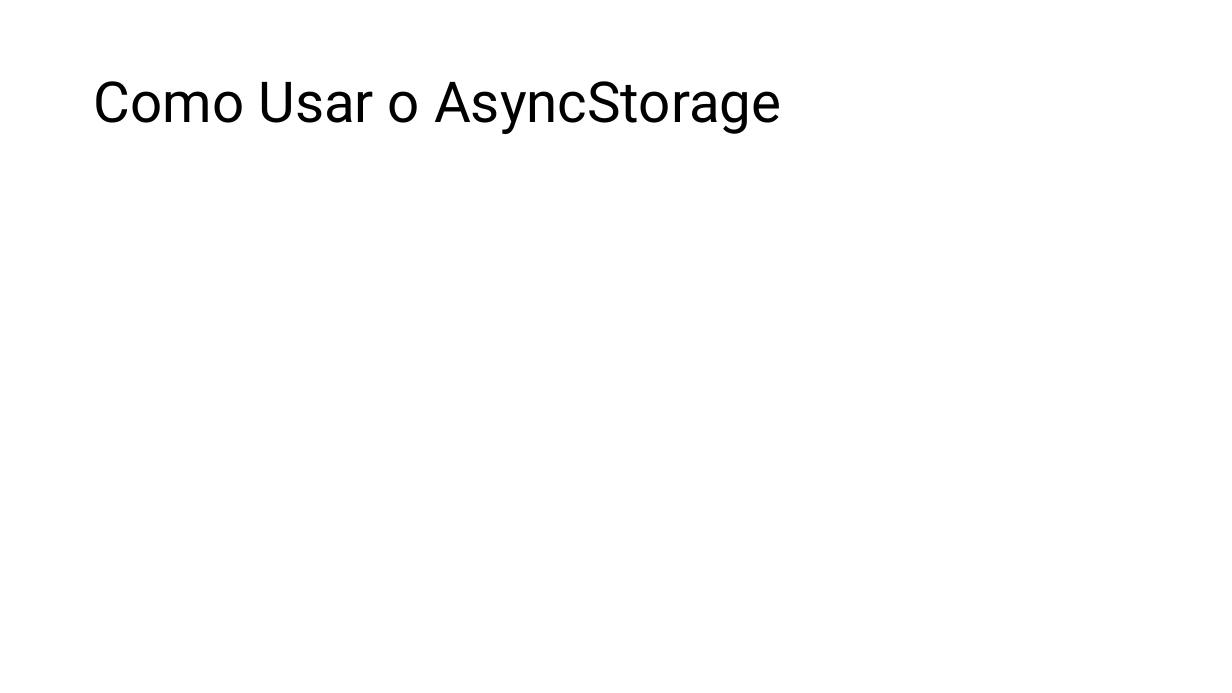
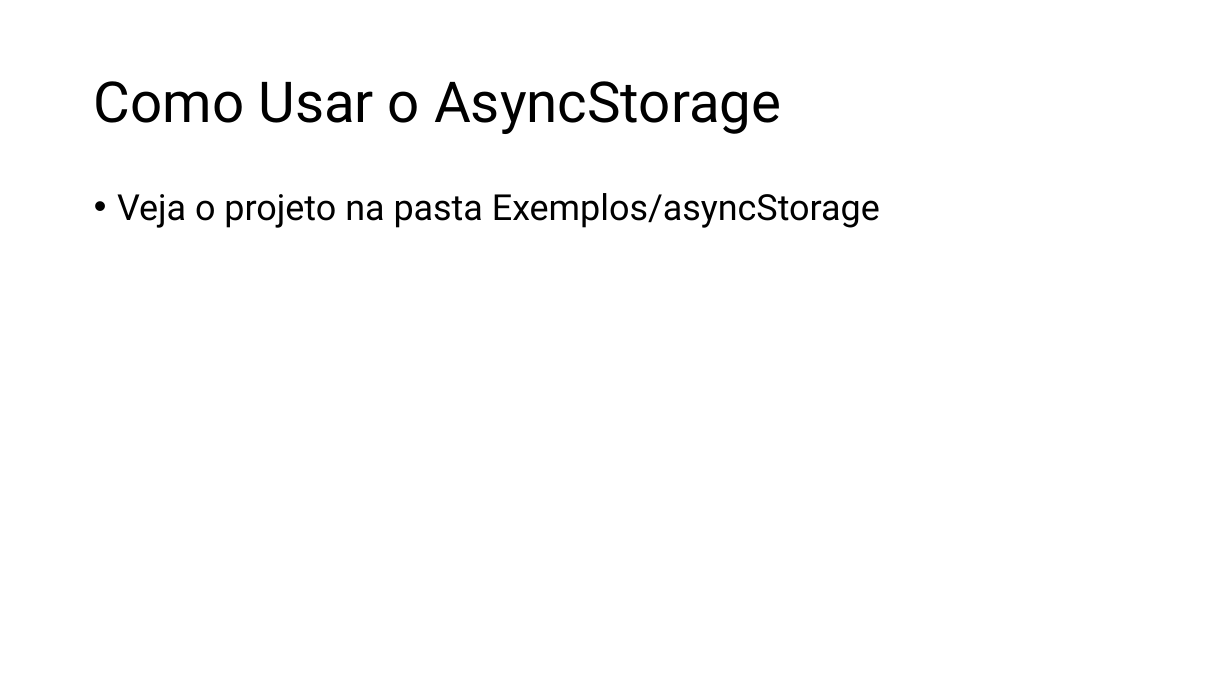
Before and after one commit to LucasrsRodrigues/FIAP, a slide deck: slide 4 of Recursos/slides/AsyncStoraage.pptx. Drawn at 1232x693 pixels with LibreOffice and Linux fonts; fonts in the diff are those of the drawing. Boxes give left, top, right and bottom in pixels: in the first picture for what was removed or moved away, otherwise in the second. Text is boxed around its words. In the diff, an @@ line names an element or a change of style, - is before the commit and + after.

```diff
--- a/Recursos/slides/AsyncStoraage.pptx
+++ b/Recursos/slides/AsyncStoraage.pptx
@@ text added at <box>117,193,880,228</box>, 28 pt, text #000000 @@
+• Veja o projeto na pasta Exemplos/asyncStorage
```
Also in this commit, not shown: 3 slides added, 49 other files.
